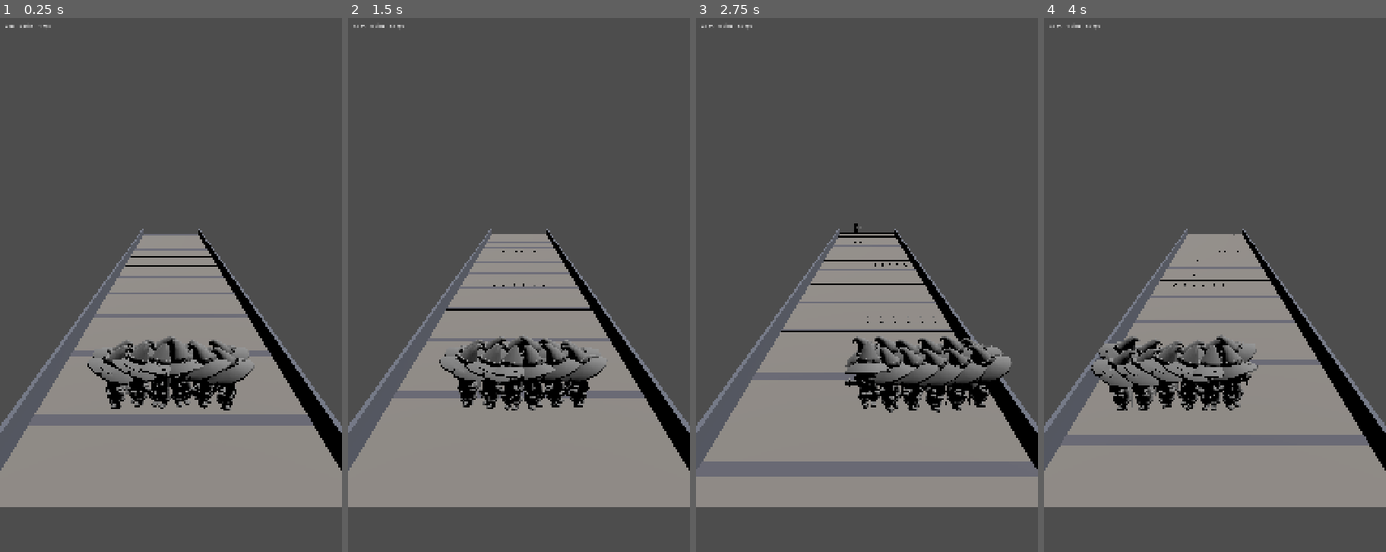
Above: before the commit, frames 1-4 (left to right).
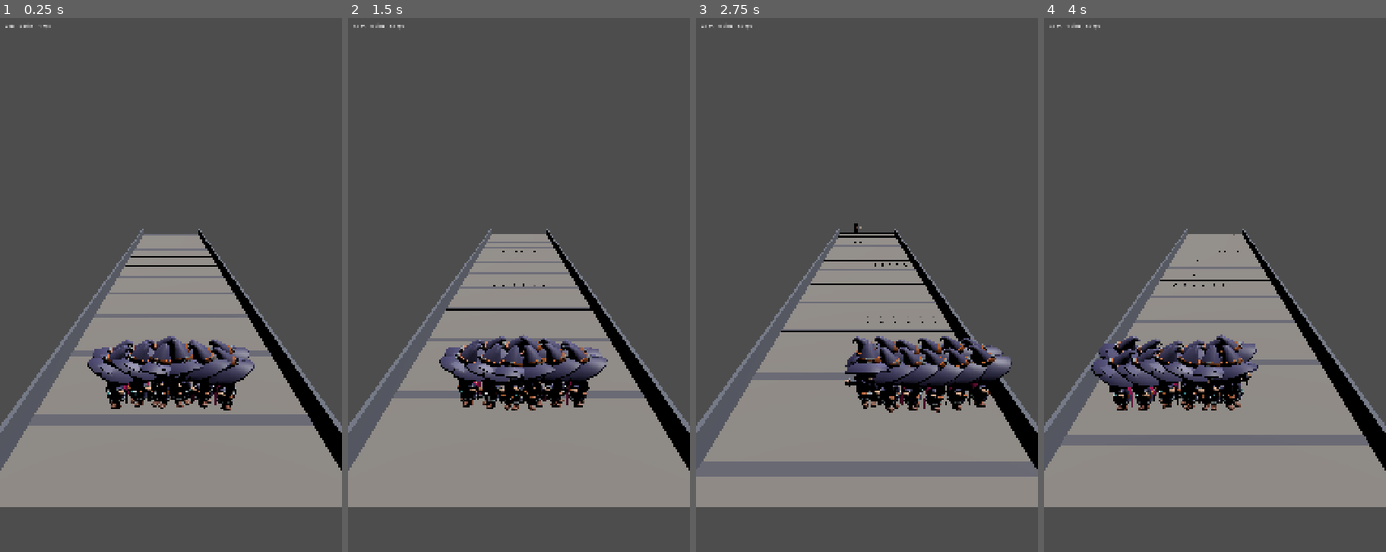
Above: after the commit, the same moments.

Repository: aslamfq/Jebon
Game: Godot game, scene res://scenes/game.tscn
Two runs of this game, one before a commit and one after it. Both use one fixed random seed, a clock stepped at 60 frames per second and the inputs below.
Inputs (mouse positions are in pixels of both pictures, inside the frame that each line leads up to):
- Up to frame 1 (0.25 s): no input
- Up to frame 2 (1.5 s): tap Enter at 0.5 s; move the mouse to (594, 290) at 0.52 s; hold Shift 0.53-1.25 s; click (594, 290) at 0.67 s; tap Space at 0.77 s; drag from (450, 354) to (501, 445) at 1.27 s
- Up to frame 3 (2.75 s): move the mouse to (901, 188) at 2.02 s; tap Ctrl at 2.1 s; click (901, 188) at 2.17 s
- Up to frame 4 (4 s): drag from (1197, 445) to (1112, 231) at 2.77 s; move the mouse to (1317, 413) at 3.52 s; tap 1 at 3.6 s; click (1317, 413) at 3.67 s; tap Space at 3.77 s

The runs differ from the first frame. In frame 1, 2.6% of the frame differs, in the area x 25-75%, y 59-74%; in frame 2, 2.5%; in frame 3, 2.5%; in frame 4, 2.8%, in the area x 13-63%, y 59-74%.

Commit message:
fix: preserve per-surface materials when merging body-part meshes
SurfaceTool.append_from() copies geometry only, never a surface's
material, so the previous merge (one SurfaceTool accumulating every
part into a single commit()) rendered a correctly-shaped but flat gray
character with all materials lost. Rebuild as an ArrayMesh with one
output surface per original surface found instead, each committed via
its own SurfaceTool with st.set_material() set explicitly beforehand
(SurfaceTool.commit(existing) appends a surface to an existing mesh
rather than replacing it, confirmed against this Godot build). Makes
no assumption about whether body parts share one material or use
several distinct ones. Verified visually: mage shows purple robe with
orange hat trim and skin-toned face; skeleton shows a distinct skull
texture, rib-striped torso, and bone-colored limbs, each correctly
placed on its own body part.

Diff:
--- a/scripts/views/mesh_extract.gd
+++ b/scripts/views/mesh_extract.gd
@@ -7,25 +7,30 @@
 # (arms, legs, body, head, cape, ...) all parented under one Skeleton3D,
 # with no single combined mesh anywhere in the tree. Taking only the first
 # mesh found therefore renders one detached body part, not the character.
-# Instead, this walks every MeshInstance3D in the tree and merges every
-# surface of every one of them into a single ArrayMesh via SurfaceTool,
-# baking each part's local transform (composed down from the instantiated
-# root, not a first-found node's transform alone) into its vertices so the
+#
+# This walks every MeshInstance3D in the tree and copies every surface of
+# every one of them into the result ArrayMesh -- one output surface per
+# original surface found, each keeping its own material, rather than
+# merging everything into a single materialless surface (SurfaceTool.
+# append_from() copies geometry only, never a surface's material, so a
+# single merged surface would always render flat/untextured regardless of
+# how many distinct materials the parts actually used). Each part's local
+# transform is composed down from the instantiated root (not a
+# first-found node's transform alone) and baked into its vertices so the
 # parts land in the same relative positions they were authored in. Called
 # from _ready(), never per-frame.
 static func from_scene(scene: PackedScene) -> Mesh:
     var instance := scene.instantiate()
-    var surface_tool := SurfaceTool.new()
-    surface_tool.begin(Mesh.PRIMITIVE_TRIANGLES)
-    var found := _append_meshes(instance, Transform3D.IDENTITY, surface_tool)
+    var result := ArrayMesh.new()
+    var found := _append_meshes(instance, Transform3D.IDENTITY, result)
     instance.free()
     if not found:
         return null
-    return surface_tool.commit()
+    return result
 
 # `parent_transform` is the composed transform from the instantiated root
 # down to `node`'s parent (not including `node`'s own transform yet).
-static func _append_meshes(node: Node, parent_transform: Transform3D, st: SurfaceTool) -> bool:
+static func _append_meshes(node: Node, parent_transform: Transform3D, result: ArrayMesh) -> bool:
     var found := false
     var node_transform := parent_transform
     if node is Node3D:
@@ -33,11 +38,15 @@
 
     if node is MeshInstance3D and node.mesh != null:
         for i in node.mesh.get_surface_count():
+            var st := SurfaceTool.new()
+            st.begin(Mesh.PRIMITIVE_TRIANGLES)
             st.append_from(node.mesh, i, node_transform)
+            st.set_material(node.mesh.surface_get_material(i))
+            st.commit(result)
         found = true
 
     for child in node.get_children():
-        if _append_meshes(child, node_transform, st):
+        if _append_meshes(child, node_transform, result):
             found = true
 
     return found
